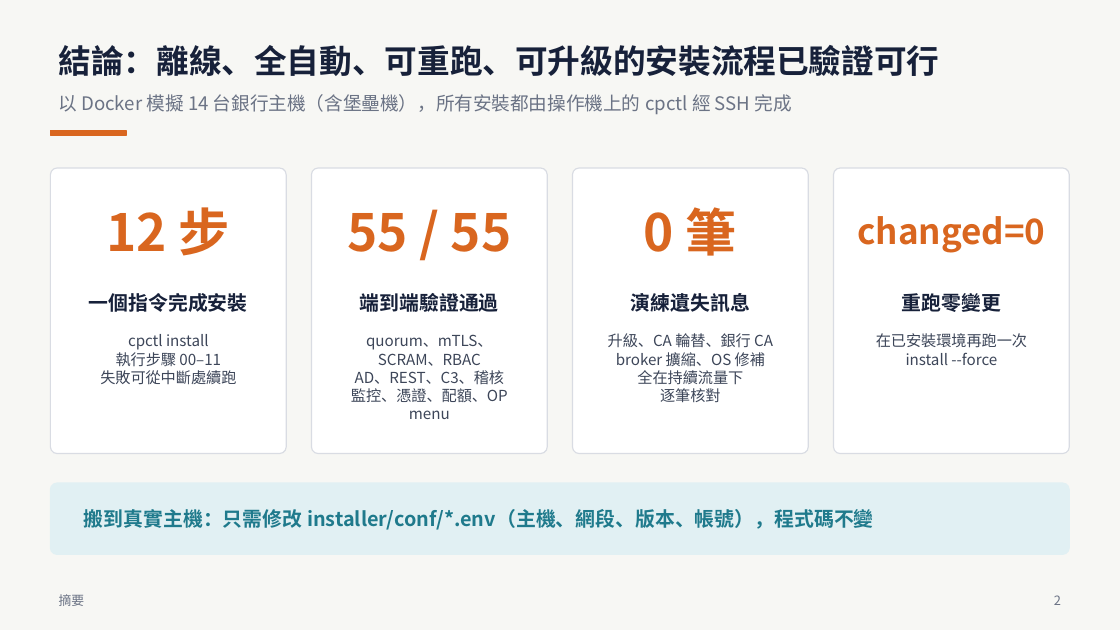
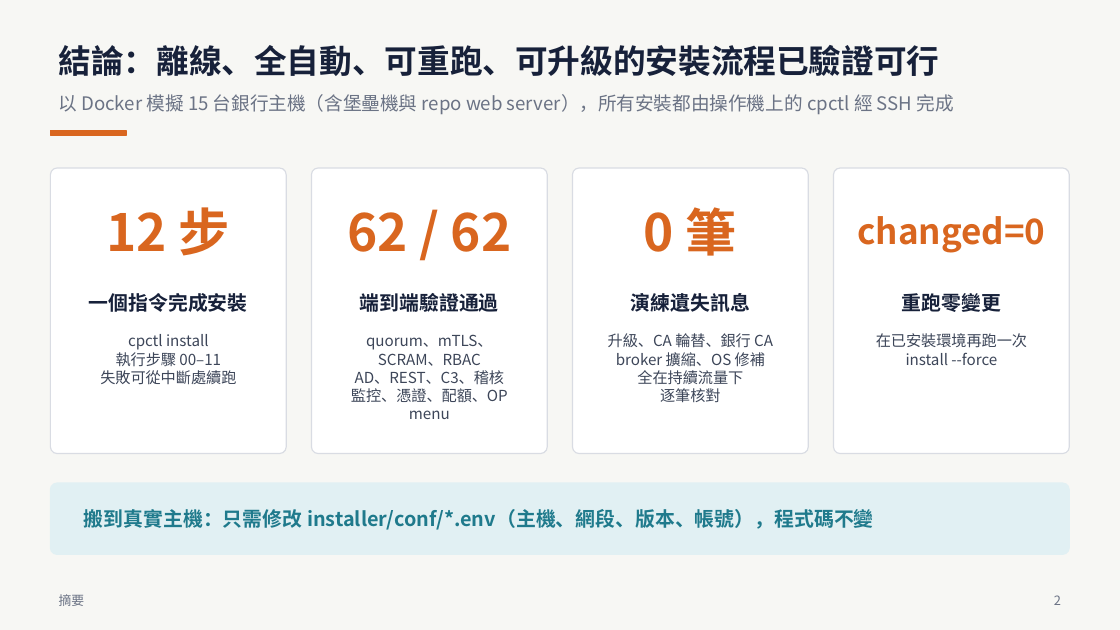
Before and after one commit to zxc81906119/kafka_install_ops, a slide deck: slide 2 of docs/Confluent-離線安裝PoC-全流程.pptx. Drawn at 1120x630 pixels with LibreOffice and Linux fonts; fonts in the diff are those of the drawing. Boxes give left, top, right and bottom in pixels: in the first picture for what was removed or moved away, otherwise in the second. Text is boxed around its words. In the diff, an @@ line names an element or a change of style, - is before the commit and + after.

```diff
--- a/docs/Confluent-離線安裝PoC-全流程.pptx
+++ b/docs/Confluent-離線安裝PoC-全流程.pptx
@@ text at [59,94,953,114]: text changed @@
-以 Docker 模擬 14 台銀行主機（含堡壘機），所有安裝都由操作機上的 cpctl 經 SSH 完成
+以 Docker 模擬 15 台銀行主機（含堡壘機與 repo web server），所有安裝都由操作機上的 cpctl 經 SSH 完成
@@ text at [347,212,512,252]: text changed @@
-55 / 55
+62 / 62
```
Also in this commit, not shown: 8 other slides changed, 36 other files.
